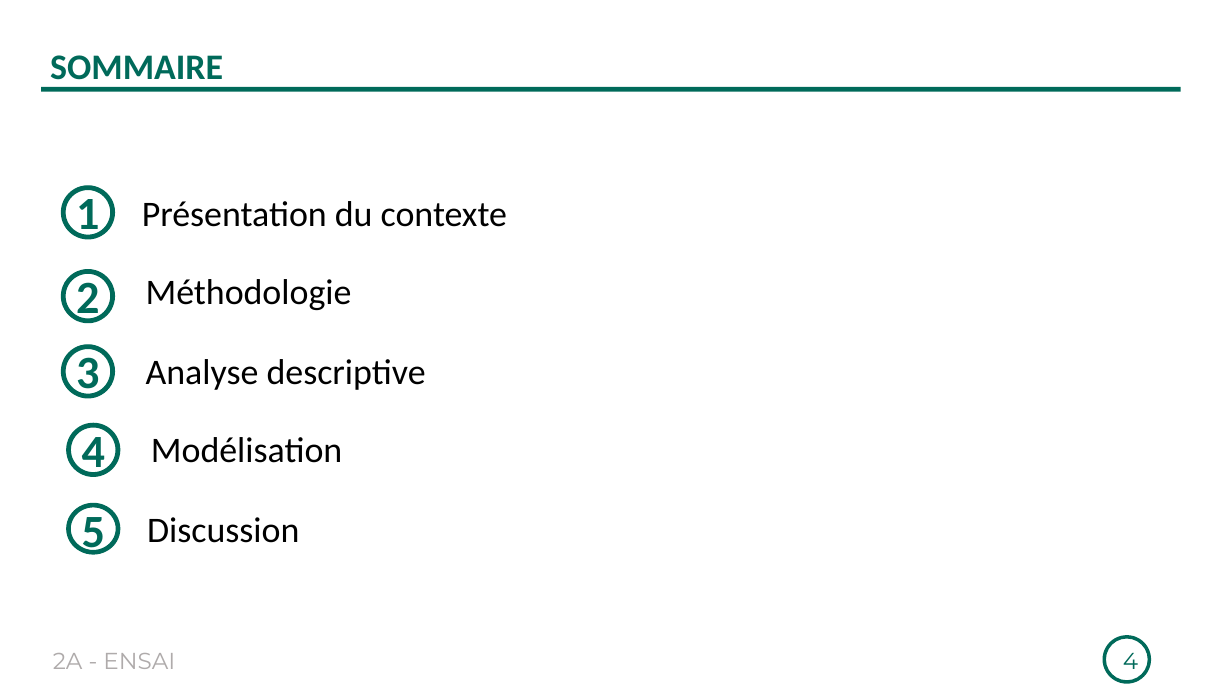
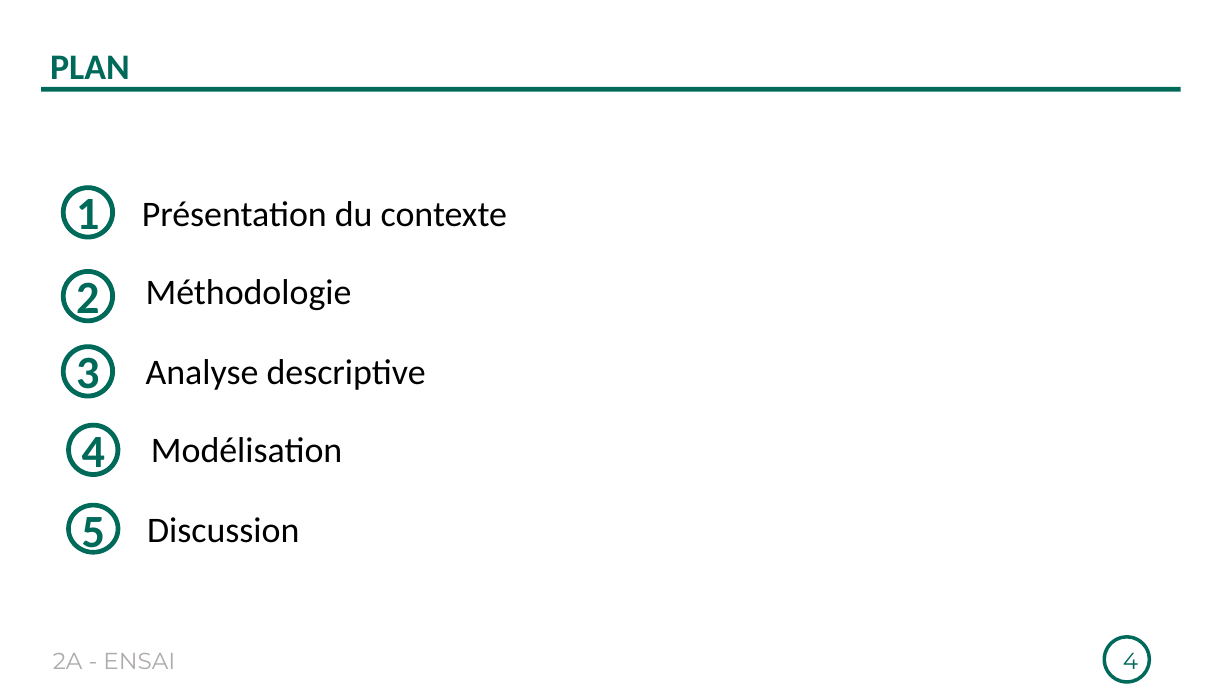
Before and after one commit to Richard-GOZAN/Projet-Stat-2A-Ensai, a slide deck: slide 4 of Présentation/Soutenance_Groupe25.pptx. Drawn at 1232x693 pixels with LibreOffice and Linux fonts; fonts in the diff are those of the drawing. Boxes give left, top, right and bottom in pixels: in the first picture for what was removed or moved away, otherwise in the second. Text is boxed around its words. In the diff, an @@ line names an element or a change of style, - is before the commit and + after.

```diff
--- a/Présentation/Soutenance_Groupe25.pptx
+++ b/Présentation/Soutenance_Groupe25.pptx
@@ text at box(50, 55, 130, 88): text changed @@
-SOMMAIRE
+PLAN
```
Also in this commit, not shown: 6 other slides changed, 2 slides added, 1 other file.
